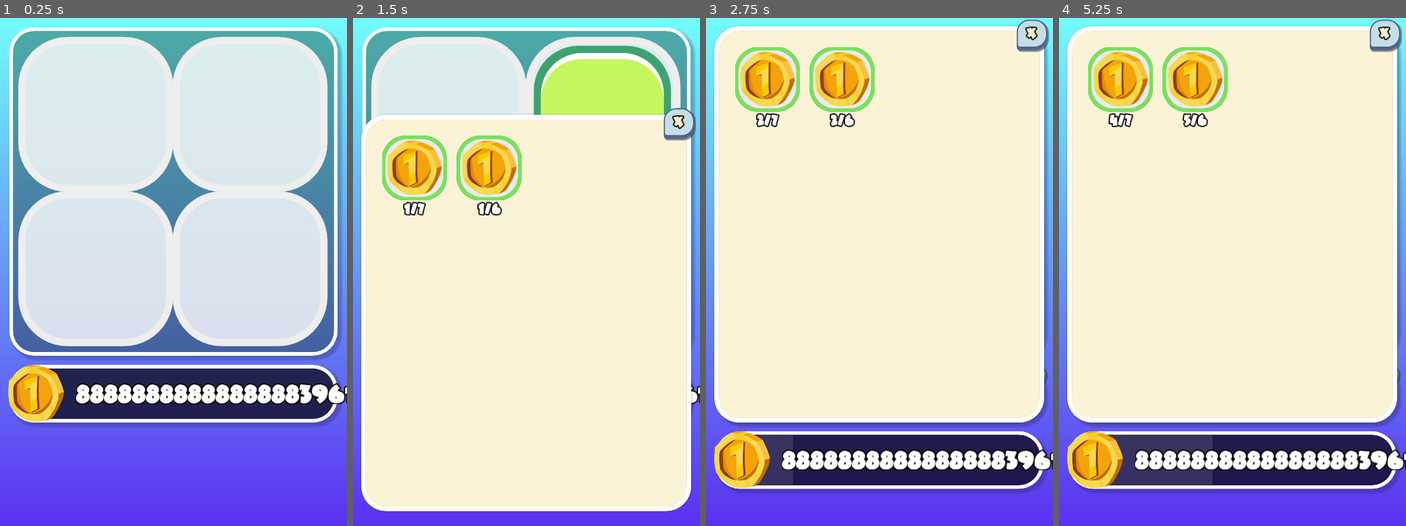
Above: before the commit, frames 1-4 (left to right).
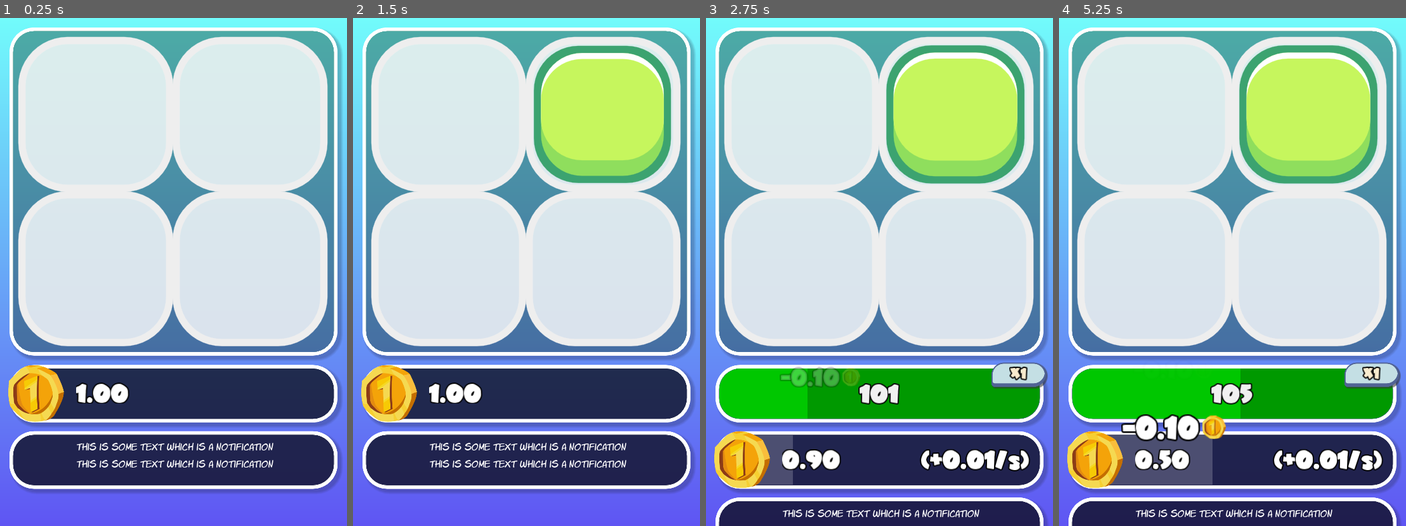
Above: after the commit, the same moments.

Repository: TimothyAlexisVass/a-game
Game: Godot game, scene res://scenes/main.tscn
Two runs of this game, one before a commit and one after it. Both use one fixed random seed, a clock stepped at 60 frames per second and the inputs below.
Inputs (mouse positions are in pixels of both pictures, inside the frame that each line leads up to):
- Up to frame 1 (0.25 s): no input
- Up to frame 2 (1.5 s): tap Enter at 0.5 s; move the mouse to (602, 246) at 0.52 s; hold Right (ui_right) 0.53-1.25 s; click (602, 246) at 0.67 s; click (665, 495) at 1.27 s
- Up to frame 3 (2.75 s): click "100" at 2 s
- Up to frame 4 (5.25 s): click "100" (after the commit: "101") at 2.75 s; click "100" (after the commit: "102") at 3.5 s; click "100" (after the commit: "103") at 4.25 s; click "100" (after the commit: "104") at 5 s

The runs differ from the first frame. In frame 1, 23% of the frame differs, in the area x 0-100%, y 67-100%; in frame 2, 72%; in frame 3, 76%; in frame 4, 78%, in the area x 0-100%, y 0-100%.

Commit message:
Begun adding notifications.

Diff:
--- /dev/null
+++ b/assets/fonts/komika_info.tres
@@ -0,0 +1,6 @@
+[gd_resource type="DynamicFont" load_steps=2 format=2]
+
+[ext_resource path="res://assets/komika.slim.ttf" type="DynamicFontData" id=1]
+
+[resource]
+font_data = ExtResource( 1 )
--- a/scenes/main.tscn
+++ b/scenes/main.tscn
@@ -11,6 +11,7 @@
 [ext_resource path="res://scripts/scroll_container.gd" type="Script" id=9]
 [ext_resource path="res://assets/recycle.svg" type="Texture" id=10]
 [ext_resource path="res://assets/main_theme.theme" type="Theme" id=11]
+[ext_resource path="res://scenes/notification.tscn" type="PackedScene" id=12]
 [ext_resource path="res://scripts/upgrades.gd" type="Script" id=13]
 [ext_resource path="res://scripts/achievements.gd" type="Script" id=15]
 [ext_resource path="res://assets/achievements.svg" type="Texture" id=16]
@@ -80,6 +81,19 @@
 use_filter = true
 font_data = ExtResource( 3 )
 
+[sub_resource type="StyleBoxFlat" id=24]
+bg_color = Color( 0.6, 0.6, 0.6, 0 )
+border_width_left = 5
+border_width_top = 5
+border_width_right = 5
+border_width_bottom = 5
+border_color = Color( 1, 1, 1, 1 )
+corner_radius_top_left = 40
+corner_radius_top_right = 40
+corner_radius_bottom_right = 40
+corner_radius_bottom_left = 40
+corner_detail = 15
+
 [sub_resource type="StyleBoxFlat" id=12]
 bg_color = Color( 0.109804, 0.392157, 0.192157, 0.219608 )
 border_width_left = 6
@@ -189,7 +203,7 @@
 
 [node name="Gradient" type="Control" parent="."]
 margin_right = 576.0
-margin_bottom = 843.0
+margin_bottom = 1024.0
 __meta__ = {
 "_edit_group_": true,
 "_edit_use_anchors_": false
@@ -201,7 +215,7 @@
 anchor_right = 0.5
 anchor_bottom = 1.0
 margin_left = -288.0
-margin_right = 555.0
+margin_right = 736.0
 margin_bottom = 576.0
 rect_rotation = -90.0
 custom_styles/panel = SubResource( 2 )
@@ -256,7 +270,7 @@
 custom_styles/disabled = SubResource( 7 )
 custom_styles/normal = SubResource( 8 )
 custom_fonts/font = SubResource( 9 )
-text = "3"
+text = "100"
 __meta__ = {
 "_edit_use_anchors_": false
 }
@@ -295,7 +309,7 @@
 step = 0.01
 texture_progress = ExtResource( 18 )
 tint_under = Color( 0.6, 0.6, 0.6, 1 )
-tint_progress = Color( 1, 1, 1, 0.109804 )
+tint_progress = Color( 1, 1, 1, 0.196078 )
 __meta__ = {
 "_edit_use_anchors_": false
 }
@@ -310,8 +324,9 @@
 }
 
 [node name="Margin" type="MarginContainer" parent="Info/CoinsInfo"]
+margin_top = -1.05115
 margin_right = 534.0
-margin_bottom = 95.0
+margin_bottom = 93.9489
 rect_clip_content = true
 custom_constants/margin_right = 13
 custom_constants/margin_top = 30
@@ -384,6 +399,64 @@
 "_edit_use_anchors_": false
 }
 
+[node name="NotificationsInfo" type="Panel" parent="Info"]
+margin_top = 220.0
+margin_right = 544.0
+margin_bottom = 315.0
+rect_min_size = Vector2( 0, 95 )
+custom_styles/panel = SubResource( 10 )
+__meta__ = {
+"_edit_use_anchors_": false
+}
+
+[node name="ScrollContainer2" type="ScrollContainer" parent="Info/NotificationsInfo"]
+anchor_right = 1.0
+anchor_bottom = 1.0
+margin_bottom = -1.99999
+size_flags_horizontal = 3
+size_flags_vertical = 3
+theme = ExtResource( 11 )
+scroll_horizontal_enabled = false
+script = ExtResource( 9 )
+__meta__ = {
+"_edit_use_anchors_": false
+}
+
+[node name="MarginContainer" type="MarginContainer" parent="Info/NotificationsInfo/ScrollContainer2"]
+margin_right = 544.0
+margin_bottom = 95.0
+rect_min_size = Vector2( 544, 95 )
+custom_constants/margin_right = 32
+custom_constants/margin_top = 16
+custom_constants/margin_left = 32
+custom_constants/margin_bottom = 16
+__meta__ = {
+"_edit_use_anchors_": false
+}
+
+[node name="VBoxContainer" type="VBoxContainer" parent="Info/NotificationsInfo/ScrollContainer2/MarginContainer"]
+margin_left = 32.0
+margin_top = 16.0
+margin_right = 512.0
+margin_bottom = 79.0
+custom_constants/separation = 8
+
+[node name="Notification" parent="Info/NotificationsInfo/ScrollContainer2/MarginContainer/VBoxContainer" instance=ExtResource( 12 )]
+
+[node name="Notification2" parent="Info/NotificationsInfo/ScrollContainer2/MarginContainer/VBoxContainer" instance=ExtResource( 12 )]
+margin_top = 28.0
+margin_bottom = 48.0
+
+[node name="Border" type="Panel" parent="Info/NotificationsInfo"]
+anchor_right = 1.0
+anchor_bottom = 1.0
+mouse_filter = 2
+custom_styles/panel = SubResource( 24 )
+__meta__ = {
+"_edit_lock_": true,
+"_edit_use_anchors_": false
+}
+
 [node name="BoardBackground" type="Panel" parent="."]
 margin_left = 16.0
 margin_top = 16.0
@@ -426,10 +499,10 @@
 [node name="UpgradesButton" type="TextureButton" parent="." groups=[
 "user_interface_button",
 ]]
-margin_left = 356.331
-margin_top = 758.977
-margin_right = 756.331
-margin_bottom = 1058.98
+margin_left = 350.897
+margin_top = 933.847
+margin_right = 750.897
+margin_bottom = 1233.85
 rect_scale = Vector2( 0.3, 0.28 )
 texture_normal = ExtResource( 1 )
 texture_disabled = SubResource( 15 )
@@ -440,10 +513,10 @@
 [node name="AchievementsButton" type="TextureButton" parent="." groups=[
 "user_interface_button",
 ]]
-margin_left = 471.906
-margin_top = 739.398
-margin_right = 751.906
-margin_bottom = 1039.4
+margin_left = 468.138
+margin_top = 920.753
+margin_right = 748.138
+margin_bottom = 1220.76
 rect_scale = Vector2( 0.35, 0.35 )
 texture_normal = ExtResource( 16 )
 __meta__ = {
@@ -460,11 +533,10 @@
 }
 
 [node name="Upgrades" type="Panel" parent="."]
-visible = false
 margin_left = 16.0
-margin_top = 870.0
+margin_top = 1080.0
 margin_right = 560.0
-margin_bottom = 1524.0
+margin_bottom = 1734.0
 custom_styles/panel = SubResource( 17 )
 script = ExtResource( 13 )
 __meta__ = {
@@ -532,9 +604,9 @@
 
 [node name="Achievements" type="Panel" parent="."]
 margin_left = 16.0
-margin_top = 870.0
+margin_top = 1080.0
 margin_right = 560.0
-margin_bottom = 1524.0
+margin_bottom = 1734.0
 custom_styles/panel = SubResource( 17 )
 script = ExtResource( 15 )
 __meta__ = {
--- /dev/null
+++ b/scenes/notification.tscn
@@ -0,0 +1,13 @@
+[gd_scene load_steps=2 format=2]
+
+[ext_resource path="res://assets/fonts/komika_info.tres" type="DynamicFont" id=1]
+
+[node name="Notification" type="Label"]
+margin_right = 480.0
+margin_bottom = 20.0
+custom_fonts/font = ExtResource( 1 )
+text = "This is some text which is a notification"
+align = 1
+__meta__ = {
+"_edit_use_anchors_": false
+}
--- a/scripts/achievements.gd
+++ b/scripts/achievements.gd
@@ -5,6 +5,7 @@
 var achievement_template = preload("res://scenes/achievement.tscn")
 var achievement_objects_list = {}
 var achievement_object
+var achieved = false
 
 onready var description = get_node("Description")
 onready var description_title_label = get_node("Description/Background/MarginContainer/Panel/TitleLabel")
@@ -128,14 +129,17 @@
 		"coins":
 			if Main.coins >= achievement.requirement[achievement.level]:
 				Main.base_income *= achievement.reward[achievement.level]
+				achieved = true
 		"total_coins-ever":
 			if Main.total_coins_ever >= achievement.requirement[achievement.level]:
 				Main.income_multiplier *= achievement.reward[achievement.level]
+				achieved = true
+	if achieved:
+		Main.set_income()
+		achievement.level += 1
 
-	Main.set_income()
-	achievement.level += 1
-
-	# Move to array "completed" when all levels are completed
-	if achievement.level == achievement["title"].size():
-		completed.append(achievement)
-		open.erase(achievement)
+		# Move to array "completed" when all levels are completed
+		if achievement.level == achievement["title"].size():
+			completed.append(achievement)
+			open.erase(achievement)
+		achieved = false
--- a/scripts/main.gd
+++ b/scripts/main.gd
@@ -25,7 +25,7 @@
 var add_moves_amount = 1
 var auto_add_moves = false
 
-var coins = 8888888888888888888888888888.0
+var coins = 1.0
 var total_coins_ever = coins
 var base_income = 0.0
 var board_income = 0.0
@@ -187,19 +187,19 @@
 		Main.upgrades_button.visible = false
 		Main.achievements_button.visible = false
 		Main.move_enabled = false
-		tween.interpolate_property(Main.achievements_panel, "rect_position", Vector2(16, 850), Vector2(16, 16), .6, tween.TRANS_EXPO, tween.EASE_OUT)
+		tween.interpolate_property(Main.achievements_panel, "rect_position", Vector2(16, 1080), Vector2(16, 16), .6, tween.TRANS_EXPO, tween.EASE_OUT)
 		tween.start()
 	elif button.name == "UpgradesButton":
 		Main.upgrades_panel.visible = true
 		Main.upgrades_button.visible = false
 		Main.achievements_button.visible = false
 		Main.move_enabled = false
-		tween.interpolate_property(Main.upgrades_panel, "rect_position", Vector2(16, 870), Vector2(16, 16), .6, tween.TRANS_EXPO, tween.EASE_OUT)
+		tween.interpolate_property(Main.upgrades_panel, "rect_position", Vector2(16, 1080), Vector2(16, 16), .6, tween.TRANS_EXPO, tween.EASE_OUT)
 		tween.start()
 	elif button.name == "CloseButton":
 		Main.upgrades_button.visible = true
 		Main.achievements_button.visible = true
-		tween.interpolate_property(button.get_parent(), "rect_position", Vector2(16, 16), Vector2(16, 870), .6, tween.TRANS_EXPO, tween.EASE_OUT)
+		tween.interpolate_property(button.get_parent(), "rect_position", Vector2(16, 16), Vector2(16, 1080), .6, tween.TRANS_EXPO, tween.EASE_OUT)
 		tween.start()
 		yield(get_tree().create_timer(.6), "timeout")
 		Main.move_enabled = true
Not shown: 1 places in scenes/main.tscn that only renumber resources
Not shown, changed: next-actions
